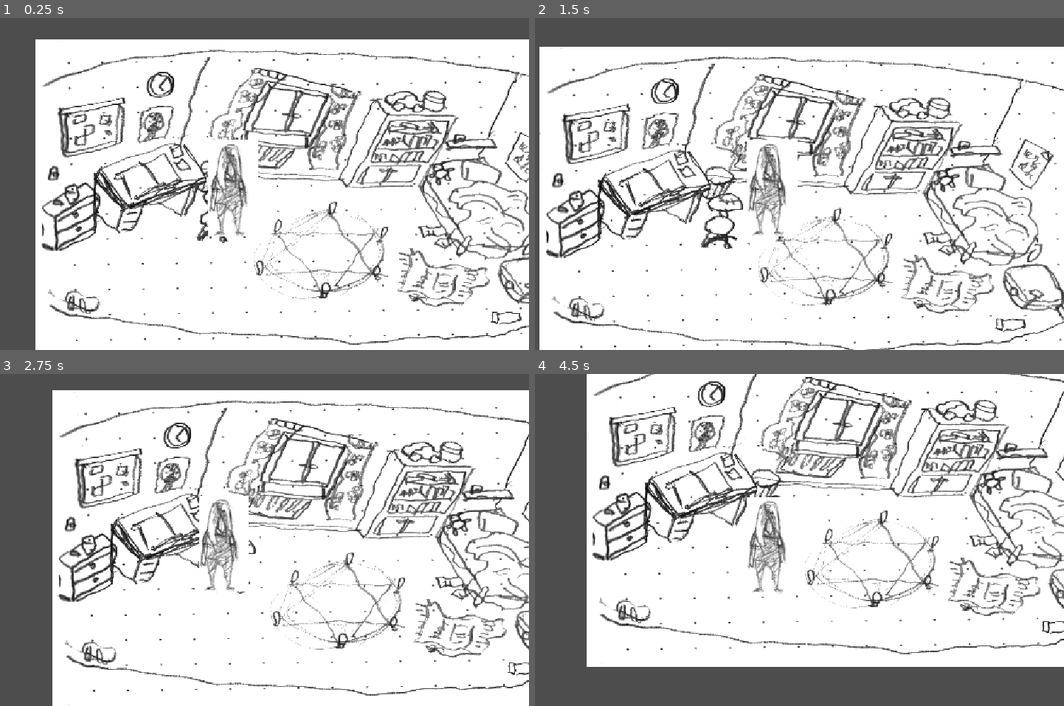
Above: before the commit, frames 1-4 (two rows, left to right).
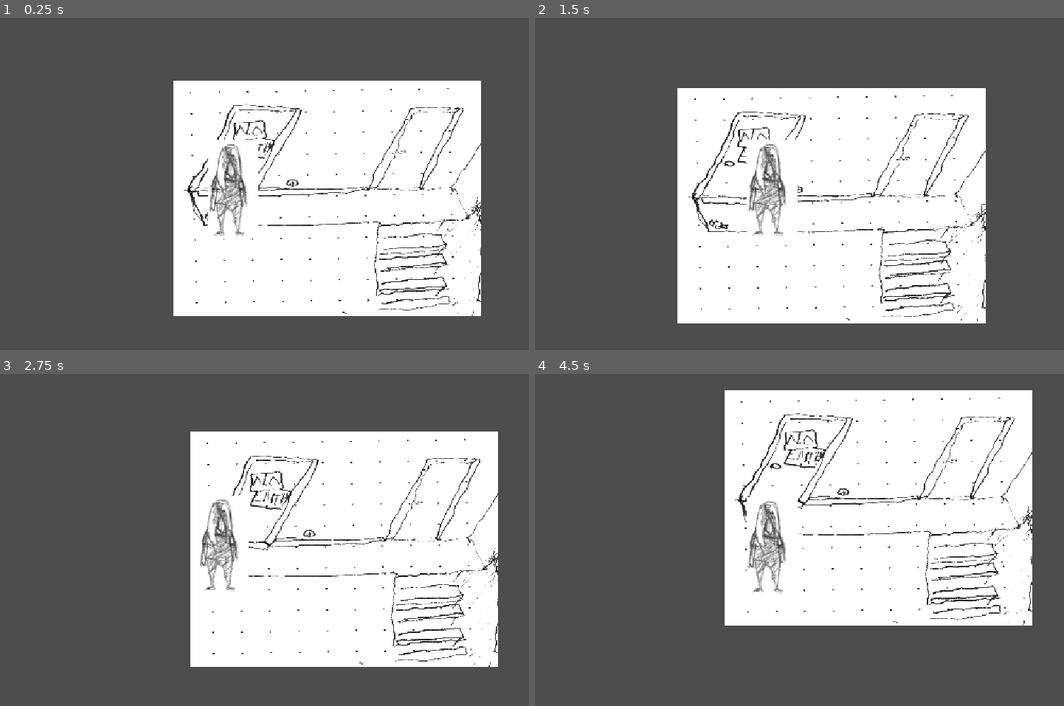
Above: after the commit, the same moments.

Repository: nallemi/manaaja
Game: Godot game, scene res://world.tscn
Two runs of this game, one before a commit and one after it. Both use one fixed random seed, a clock stepped at 60 frames per second and the inputs below.
Inputs (mouse positions are in pixels of both pictures, inside the frame that each line leads up to):
- Up to frame 1 (0.25 s): no input
- Up to frame 2 (1.5 s): tap Enter at 0.5 s; move the mouse to (931, 147) at 0.52 s; tap 1 at 0.6 s; click (931, 147) at 0.67 s; tap 2 at 0.8, 1.35 s; move the mouse to (572, 280) at 1.27 s; click (572, 280) at 1.42 s
- Up to frame 3 (2.75 s): tap 1 at 1.55, 2.1 s; move the mouse to (137, 533) at 2.02 s; click (137, 533) at 2.17 s; tap 2 at 2.3 s
- Up to frame 4 (4.5 s): move the mouse to (741, 606) at 2.77 s; tap 2 at 2.85, 3.8, 4.35 s; click (741, 606) at 2.92 s; tap 1 at 3.05, 3.6 s; move the mouse to (947, 589) at 3.52 s; click (947, 589) at 3.67 s; move the mouse to (593, 490) at 4.27 s; click (593, 490) at 4.42 s

The runs differ from the first frame. In frame 1, 54% of the frame differs, in the area x 6-100%, y 6-100%; in frame 2, 57%, in the area x 0-100%, y 8-100%; in frame 3, 52%; in frame 4, 47%.

Commit message:
v 0.022 Room exit/entry

Diff:
--- a/manaaja/Player.gd
+++ b/manaaja/Player.gd
@@ -5,16 +5,18 @@
 var vector = Vector2.ZERO
 
 
-
+## aloitetaan pelaaja pelin alussa.
 func _ready():
 	target_position = global_position
 
+## Seurataan hiiren klikkauksia ja annetaan positio pelaajalle mihin liikkua
 func _input(event):
 	if event is InputEventMouseButton:
 		if event.button_index == MOUSE_BUTTON_LEFT and event.pressed == true:
 			interaction_target = null
 			target_position = get_global_mouse_position()
 
+## tarkistetaan onko klikkauksen kohde liikkuminen vai esine ja liikutetaan pelaajaa
 func _physics_process(_delta):
 	if global_position.distance_to(target_position) < 10:
 		velocity = Vector2.ZERO
@@ -25,3 +27,9 @@
 		vector = global_position.direction_to(target_position)
 		velocity = vector * 100
 	move_and_slide()
+
+## pelaajan siirto kerralla
+func _teleport(target):
+	global_position = target
+	target_position = target
+	interaction_target = null
--- a/manaaja/door.gd
+++ b/manaaja/door.gd
@@ -1,4 +1,10 @@
 extends Interactable
 
-@export var target_room: PackedScene
+@export_file("*.tscn") var target_room: String
 @export var target_door: String
+
+signal exit_to(target_room, target_door)
+
+## ovelle oma interact toiminto ilmoittaa mihin huoneeseen ja oveen se yhdistyy
+func interact():
+	exit_to.emit(target_room, target_door)
--- a/manaaja/door.tscn
+++ b/manaaja/door.tscn
@@ -5,3 +5,5 @@
 
 [node name="Door" unique_id=396894312 instance=ExtResource("1_ba8gm")]
 script = ExtResource("2_v6xrn")
+target_room = null
+target_door = ""
--- a/manaaja/hallway.tscn
+++ b/manaaja/hallway.tscn
@@ -7,23 +7,28 @@
 [sub_resource type="RectangleShape2D" id="RectangleShape2D_88gup"]
 size = Vector2(157.23218, 377.82233)
 
-[node name="Room" unique_id=299629110 instance=ExtResource("1_n7rl0")]
+[node name="Hallway" unique_id=299629110 instance=ExtResource("1_n7rl0")]
 
 [node name="Sprite2D" parent="background" parent_id_path=PackedInt32Array(202743860) index="0" unique_id=1056987381]
 texture = ExtResource("2_kb5x2")
 
-[node name="Player_room_door" parent="." index="1" unique_id=396894312 instance=ExtResource("3_g8fis")]
+[node name="Hallway_door_1" parent="." index="1" unique_id=396894312 instance=ExtResource("3_g8fis")]
 position = Vector2(395, 271)
 scale = Vector2(0.6, 0.444206)
-target_room = null
-target_door = ""
+target_room = "uid://cfy27d7lwvu5c"
+target_door = "Player_room_door"
 
-[node name="Marker2D" parent="Player_room_door" index="1" unique_id=250598033]
+[node name="Marker2D" parent="Hallway_door_1" index="1" unique_id=250598033]
 position = Vector2(-18.333332, 119.313995)
 
-[node name="CollisionShape2D" parent="Player_room_door" index="2" unique_id=221464734]
+[node name="CollisionShape2D" parent="Hallway_door_1" index="2" unique_id=221464734]
 position = Vector2(29.166687, -97.92761)
 rotation = 0.3874631
 shape = SubResource("RectangleShape2D_88gup")
 
-[editable path="Player_room_door"]
+[connection signal="enter_room" from="." to="Hallway_door_1" method="_on_enter_room"]
+[connection signal="interaction" from="." to="Hallway_door_1" method="_on_interaction"]
+[connection signal="exit_to" from="Hallway_door_1" to="." method="_on_exit_to"]
+[connection signal="interacted" from="Hallway_door_1" to="." method="_on_interacted"]
+
+[editable path="Hallway_door_1"]
--- a/manaaja/interactable.gd
+++ b/manaaja/interactable.gd
@@ -3,14 +3,16 @@
 
 signal interacted
 
+## saadaan tieto onko esinettä klikattu ja lähetetään tieto eteenpäin huoneelle.
 func _on_input_event(viewport: Node, event: InputEvent, shape_idx: int) -> void:
 	if event is InputEventMouseButton:
 		if event.button_index == MOUSE_BUTTON_LEFT and event.pressed == true:
 			interacted.emit(self)
 
-func interact():
-	print(self.name)
+## palaa tieto että jotain voi tapahtua
+func _on_interacted(target) -> void:
+	print("clicked ", target.name)
 
 
-func _on_interacted(target) -> void:
-	print(target.name)
+func interact():
+	print("done", self.name)
--- a/manaaja/player_room.tscn
+++ b/manaaja/player_room.tscn
@@ -24,16 +24,24 @@
 rotation = 0.31066868
 shape = SubResource("RectangleShape2D_o6f6g")
 
-[node name="Door" parent="." index="2" unique_id=1463327499 instance=ExtResource("4_wo40j")]
+[node name="Player_room_door" parent="." index="2" unique_id=1463327499 instance=ExtResource("4_wo40j")]
 position = Vector2(43, 470)
-target_room = null
-target_door = ""
+target_room = "uid://j287odgacof0"
+target_door = "Hallway_door_1"
 
-[node name="Interactable" parent="." index="3" unique_id=991244824 instance=ExtResource("3_3q6a7")]
-position = Vector2(242, 280)
+[node name="table" parent="." index="3" unique_id=2115903161 instance=ExtResource("3_3q6a7")]
+position = Vector2(216, 264)
 
+[node name="Marker2D" parent="table" index="1" unique_id=250598033]
+position = Vector2(36.040253, 122.448944)
+
+[connection signal="enter_room" from="." to="Player_room_door" method="_on_room_enter"]
+[connection signal="interaction" from="." to="Bookcase" method="_on_interaction"]
+[connection signal="interaction" from="." to="Player_room_door" method="_on_interaction"]
 [connection signal="interacted" from="Bookcase" to="." method="_on_interacted"]
-[connection signal="interacted" from="Bookcase" to="." method="_on_interactable_interacted"]
-[connection signal="interacted" from="Door" to="." method="_on_interactable_interacted"]
+[connection signal="exit_to" from="Player_room_door" to="." method="_on_exit_to"]
+[connection signal="interacted" from="Player_room_door" to="." method="_on_interacted"]
+[connection signal="interacted" from="table" to="." method="_on_interacted"]
 
 [editable path="Bookcase"]
+[editable path="table"]
--- a/manaaja/room.gd
+++ b/manaaja/room.gd
@@ -1,11 +1,13 @@
 extends Node2D
 
 signal interaction(target, target_position)
+signal enter_room(target_room, target_door)
 
-func _on_interactable_interacted(target) -> void:
+## Lähetetään worldille tietoa siitä että jotain huoneen esinettä on klikattu
+func _on_interacted(target) -> void:
 	interaction.emit(target, target.get_node("Marker2D").global_position)
-	print("Room vastaanotti: ", target.name)
 
+## lähetetään tieto worldille että nyt huoneesta lähdetään pois
 
-func _on_interacted() -> void:
-	pass # Replace with function body.
+func _on_exit_to(target_room: Variant, target_door: Variant) -> void:
+	enter_room.emit(target_room, target_door)
--- a/manaaja/world.gd
+++ b/manaaja/world.gd
@@ -1,11 +1,36 @@
 extends Node2D
 @export var starting_room: PackedScene
+@export var test_room: PackedScene
 var current_room: Node2D
 
+## pelaajalle paikka ja kohde klikatessa jotain esinettä
 func _on_room_interaction(target: Variant, target_position: Variant) -> void:
 	$Player.target_position = target_position
 	$Player.interaction_target = target
 
+## huoneen vaihtaminen pelin sisällä
+func _on_room_exit(new_room, new_door):
+	change_room(load(new_room))
+	$Player._teleport(current_room.get_node(new_door).get_node("Marker2D").global_position)
+
+
+## huoneen lisääminen ja edellisen huoneen poisto rosterista ja interaktioiden seuraaminen.
+func change_room(new_room: PackedScene):
+	if current_room != null:
+		current_room.queue_free()
+	current_room = new_room.instantiate()
+	add_child(current_room)
+	current_room.interaction.connect(_on_room_interaction)
+	current_room.enter_room.connect(_on_room_exit)
+
+## ladataan alkuhuone
 func _ready():
-	current_room = starting_room.instantiate()
-	add_child(current_room)
+	change_room(starting_room)
+
+## testaus huoneen vaihtamisesta.
+func _input(event):
+	if event is InputEventKey:
+		if event.keycode == KEY_1 and event.pressed:
+			change_room(test_room)
+		if event.keycode == KEY_2 and event.pressed:
+			change_room(starting_room)
--- a/manaaja/world.tscn
+++ b/manaaja/world.tscn
@@ -2,12 +2,13 @@
 
 [ext_resource type="Script" uid="uid://ckfml3tfvqx7e" path="res://world.gd" id="1_aqk2v"]
 [ext_resource type="Texture2D" uid="uid://d1dm4kx5lux1f" path="res://assets/tausta.png" id="1_fj7yv"]
-[ext_resource type="PackedScene" uid="uid://cfy27d7lwvu5c" path="res://player_room.tscn" id="2_036b0"]
 [ext_resource type="PackedScene" uid="uid://bssi5aq5ewlb3" path="res://player.tscn" id="2_fj7yv"]
+[ext_resource type="PackedScene" uid="uid://j287odgacof0" path="res://hallway.tscn" id="3_036b0"]
 
 [node name="World" type="Node2D" unique_id=1860248028]
 script = ExtResource("1_aqk2v")
-starting_room = ExtResource("2_036b0")
+starting_room = ExtResource("3_036b0")
+test_room = ExtResource("3_036b0")
 
 [node name="Background" type="Node2D" parent="." unique_id=870409266]
 visible = false
